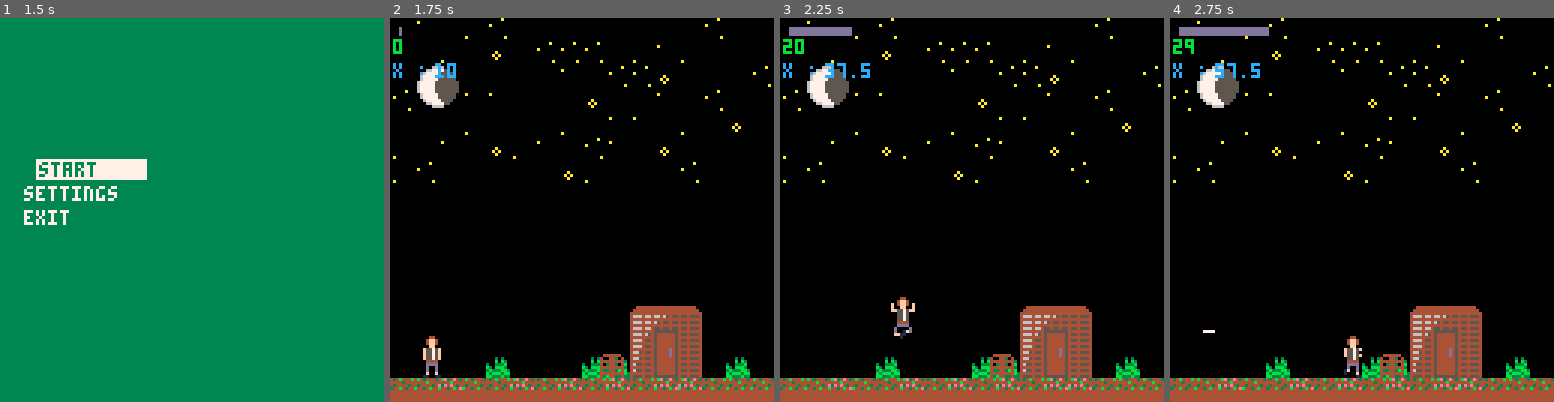
Above: before the commit, frames 1-4 (left to right).
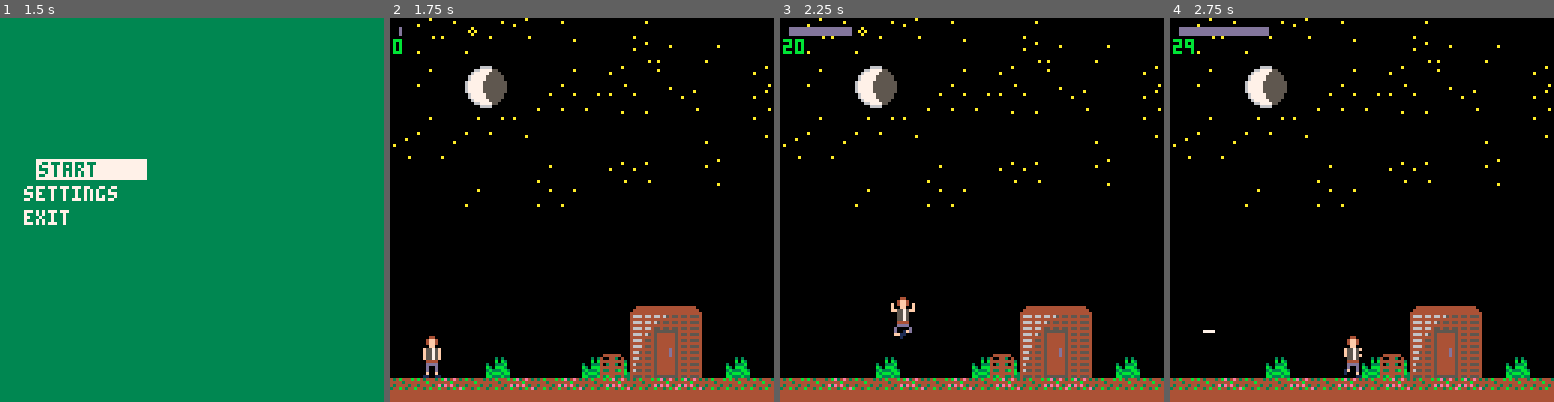
Above: after the commit, the same moments.

Repository: thomasbarrepitous/prototype_twd_pico8
Game: PICO-8 cartridge prototype_game.p8
Same seed, same stepped clock (60 frames per second), same inputs: the game is played once before the commit and once after it.
Inputs:
- Up to frame 1 (1.5 s): tap X (X key) at 0.33, 1.07 s; tap O (Z key) at 0.7 s
- Up to frame 2 (1.75 s): hold Right from 1.6 s (still down); tap O (Z key) at 1.7 s
- Up to frame 3 (2.25 s): tap X (X key) at 1.85 s; release Right at 2.1 s; tap O (Z key) at 2.1 s; hold Up from 2.15 s (still down)
- Up to frame 4 (2.75 s): release Up at 2.42 s; hold Right from 2.47 s (still down); tap O (Z key) at 2.5 s

Frame 1 is identical in both runs. In frame 2, 2.9% of the frame differs, in the area x 0-100%, y 0-50%; in frame 3, 2.9%; in frame 4, 2.9%.

Commit message:
v.1.0.3 - 26 / 04 / 2018

Diff:
--- a/prototype_game.p8
+++ b/prototype_game.p8
@@ -72,7 +72,6 @@
 function _init()
 	menuinit()
 	game_state=4
-	game_map=1
 end
 
 function gameinit()
@@ -110,11 +109,11 @@
 	elseif game_map == 6 then
 	elseif game_map == 98 then
 		house = true
-		make_obstacle(48,112,10,10,148)
-		make_obstacle(56,112,10,10,149)
-		make_obstacle(64,112,8,10,150)
-		make_obstacle(56,104,6,5,135)
-		make_obstacle(112,112,6,5,130)
+		make_obstacle(48,112,10,10,112)
+		make_obstacle(56,112,10,10,113)
+		make_obstacle(64,112,8,10,114)
+		make_obstacle(56,104,6,5,96)
+		make_obstacle(112,112,6,5,110)
 		wall_house()
 	elseif game_map == 99 then
 		haunted_house = true
@@ -152,8 +151,11 @@
 	end
 
 	if a.hp == 0 then
+		game_state = 2
 		clear_everything()
-		game_state = 2
+		for z in all(zombie) do
+			del(zombie,z)
+		end
 		sfx(1)
 	end
 
@@ -162,7 +164,7 @@
 			z_x = rnd(screen_x-10)+10
 		until not is_in_obstacle(z_x,6)
 
-		make_zombie(z_x,112,rnd(75)*0.01)
+		make_zombie(z_x,112,rnd(75)*0.01+0.5,game_map)
 		z_number+=1
 		a.noise-=30
 	end
@@ -184,8 +186,8 @@
 	end
 
 	if a.x+3 >= screen_x and not (house or haunted_house) then
+		game_map+=1
 		clear_everything()
-		game_map+=1
 		a.x = 3
 		a.new_x = 3
 		game_map_init()
@@ -209,17 +211,12 @@
 	for b in all(bullet) do
 		del(bullet,b)
 	end
-	for z in all(zombie) do
-		del(zombie,z)
-	end
 	for o in all(obstacle) do
 		del(obstacle,o)
 	end
 	for i in all(interaction) do
 		del(interaction,i)
 	end
-
-	z_number = 0
 end
 -->8
 -- draw --
@@ -228,7 +225,7 @@
 	if a.invincible > 20 then
 		pal(15,8)
 		if a.invincible >25 then
-			spr(13,a.x,a.y-13)
+			spr(33,a.x,a.y-13)
 			sfx(0)
 		end
 	else
@@ -259,28 +256,44 @@
 
 function draw_zombies()
  for z in all(zombie) do
-		if z.hurt then
-			spr(15,z.x,z.y-6)
-			spr(31,z.x,z.y)
-			z.hurt = false
-		else
-			spr(14,z.x,z.y-6)
-			spr(30,z.x,z.y)
-		end
+ 	if z.on_map then
+ 	 if z.spawning < 0 then
+		 	if z.hurt then
+		 		spr(15,z.x,z.y-6)
+		 		spr(31,z.x,z.y)
+		 		z.hurt = false
+		 	else
+		 		spr(14,z.x,z.y-6)
+		 		spr(30,z.x,z.y)
+		 	end
+		 else
+		  if (z.spawning > 40) then
+		  	spr(13,z.x,z.y+5)
+		  elseif (z.spawning > 20) and (z.spawning < 40) then
+		  	spr(12,z.x,z.y+1)
+		  	spr(28,z.x,z.y+7)
+		  elseif (z.spawning > 0) and (z.spawning < 20) then
+		  	spr(11,z.x,z.y-2)
+		  	spr(27,z.x,z.y+4)
+		  end
+	  end
+	 end
 	end
 end
 
 function draw_obstacles()
 	for o in all(obstacle) do
-		spr(o.spr,o.x,o.y)
+		if o.hurt then
+			spr(65,o.x,o.y)
+		else
+			spr(o.spr,o.x,o.y)
+		end
 	end
 end
 
 function draw_noisebar()
 	rectfill(3,3,3+a.noise,5,13)
 	print(flr(a.noise),1,7,11)
-	print("x : ",1,15,12)
-	print(a.x,15,15,12)
 end
 
 function draw_gameover()
@@ -353,6 +366,11 @@
 	 -- for o in all(obstacle) do
 	 -- rectfill(o.x,o.y,o.x+o.w,o.y+o.h,14)
 	 -- end
+
+	 -- zombies
+		-- for z in all(zombie) do
+		-- 	rectfill(z.x,z.y-6,z.x+z.w,z.y+z.h,14)
+		-- end
 end
 -->8
 -- player --
@@ -524,6 +542,7 @@
 	if(a.weapon==1) then
 		make_bullet(a.x-6,a.y-7,-1)
 	end
+	sfx(5)
 end
 
 function shoot_right()
@@ -534,6 +553,7 @@
 	if(a.weapon==1) then
 		make_bullet(a.x+6,a.y-7,1)
 	end
+	sfx(5)
 end
 
 
@@ -549,13 +569,8 @@
 -->8
 -- zombies --
 
-function make_zombie(x,y,speed)
+function make_zombie(x,y,speed,gm)
 	local z={}
-	cpt=0
-	for z in all(zombie) do
-		cpt+=1
-	end
-	z.id = cpt+1
 	z.x = x
 	z.y = y
 	z.new_x = x
@@ -571,6 +586,15 @@
 	z.hp = 7
 	z.hurt = false
 	z.blocked = false
+	-- frame until the zombie is
+	-- out of the ground
+	z.spawning = 50
+	-- map where the zombie is located
+	z.map_location = gm
+	-- is on map
+	z.on_map = true
+
+	z.attacking_obstacle = 0
 
 	add(zombie,z)
 
@@ -591,50 +615,92 @@
 	end
 end
 
-function move_zombie()
-	if(a.x<z.x) then
-	--if the player is to
- --the right of the zombie
-		z.x += z.accel
-	elseif a.x>z.x then
-	--if to the left
-	 z.x -= z.accel
-	end
-end
-
-
 function zombie_moving()
 	a.hurt = false
 	accel_zombie()
 
 	for z in all(zombie) do
-		if z.hurt then
-			z.hp-=1
-		end
-
-		if z.hp == 0 then
-			del(zombie,z)
-			z_number-=1
-		end
-
-		if z.x < a.x-1 then
-			z.new_x+=z.accel*z.speed
-			if not zombie_obstacle_collision() and z.blocked then
-				z.x+=z.accel*z.speed
-			else
-				z.new_x-=z.accel*z.speed
+
+		if z.map_location == game_map then
+			z.on_map = true
+		else
+			z.on_map = false
+		end
+
+		if z.spawning < 0 then
+			if z.hurt and z.on_map then
+				z.hp-=1
+				sfx(6)
 			end
-		elseif z.x > a.x+1 then
-			z.new_x-=z.accel*z.speed
-			if not zombie_obstacle_collision() and z.blocked then
-				z.x-=z.accel*z.speed
-			else
-				z.new_x+=z.accel*z.speed
+
+			if z.hp == 0 then
+				del(zombie,z)
+					z_number-=1
+				end
+
+			if z.on_map then
+					if z.x < a.x-1 then
+						z.new_x+=z.accel*z.speed
+						if not zombie_obstacle_collision() then
+							z.x+=z.accel*z.speed
+						else
+							z.new_x-=z.accel*z.speed
+							if z.attacking_obstacle < 0 then
+								-- obstacle_damages()
+							end
+						end
+					elseif z.x > a.x+1 then
+						z.new_x-=z.accel*z.speed
+						if not zombie_obstacle_collision() then
+							z.x-=z.accel*z.speed
+						else
+							z.new_x+=z.accel*z.speed
+							if z.attacking_obstacle < 0 then
+							 --	obstacle_damages()
+							end
+						end
+					end
+				end
 			end
-		end
-	end
-end
-
+			if z.map_location < game_map then
+				if z.x < screen_x-5 then
+					z.x+=z.accel*z.speed
+					z.new_x+=z.accel*z.speed
+				else
+					z.map_location+=1
+					z.x = 3
+					z.new_x = 3
+				end
+			end
+			if z.map_location > game_map then
+				if z.x > 5 then
+					z.x-=z.accel*z.speed
+					z.new_x-=z.accel*z.speed
+				else
+					z.map_location-=1
+					z.x = screen_x-3
+					z.new_x = screen_x-3
+				end
+			end
+
+	z.spawning-=1
+	-- z.attacking_obstacle-=1
+	end
+end
+
+function obstacle_damages()
+	for o in all(obstacle) do
+		if o.hurt then
+			o.hp-=1
+			o.hurt = false
+			for z in all(zombie) do
+				if z.blocked then
+					z.attacking_obstacle = 70
+				end
+			end
+		end
+	end
+end
 -->8
 -- bullets, obstacles and interactions --
 
@@ -688,7 +754,7 @@
 	b.new_y = y
 	b.w = 5
 	b.h = 2
-	b.spr = 159
+	b.spr = 81
 	b.speed = 4
 	b.dir = dir
 
@@ -735,12 +801,11 @@
 end
 
 function update_cursor()
- if (btnp(2)) m.sel-=1 cx=m.x
- if (btnp(3)) m.sel+=1 cx=m.x
+ if (btnp(2)) m.sel-=1 cx=m.x sfx(4)
+ if (btnp(3)) m.sel+=1 cx=m.x sfx(4)
  if (btnp(4)) cx=m.x
  if (m.sel>m.amt) m.sel=1
  if (m.sel<=0) m.sel=m.amt
-
  cx=lerp(cx,m.x+5,0.5)
 end
 
@@ -897,7 +962,7 @@
 
 function player_zombie_collision()
 	for z in all(zombie) do
-		if solid(a,z) then
+		if solid(a,z) and z.spawning < 0 and z.on_map then
 			return true
 		end
 	end
@@ -907,7 +972,7 @@
 function bullet_zombie_collision()
 	for b in all(bullet) do
 		for z in all(zombie) do
-			if solid(b,z) then
+			if solid(b,z) and z.on_map then
 				z.hurt = true
 				return true
 			end
@@ -933,6 +998,7 @@
 		for o in all(obstacle) do
 			if solid(z,o) then
 				z.blocked = true
+				-- o.hurt = true
 				return true
 			end
 		end
@@ -1004,109 +1070,55 @@
 
 
 
-…(64 lines of a section not shown)…
 __gff__
-00000000000000000000000000000000000000000000000000000000000000000000000000000000000000000000000000000000000000000000000000000000ff000000000101000000000000000000030000000001010001000002020000000000000000000000010000020200000000000000000000000000000000000000
+00000000000000000000000000000000000000000000000000000000000000000000000000000000000000000000000000000000000000000000000000000000ffff0000000101000000000000000000030000000001010001000002020000000000000000000000010000020200000000000000000000000000000000000000
 0000000000000000000000000000000000000000000000000000000000000000000000000000000000000000000000000000000000000000000000000000000000000000000000000000000000000000000000000000000000000000000000000000000000000000000000000000000000000000000000000000000000000000
 __map__
-000000005f5f005f00005f5f5f5f0000ed00c400c5c60000000000000000c60000ed5e5e5e5e5e5e5e5e5e5e5e5e005e5e5eec00000000000000000000000000000000ed00000000000000000000000000000000ed00000000000000000000000000000000ed00000000000000000000000000000000ed000000000000000000
-000000000000000000000000005f0000edc400c500c300c6c6c600c5c4c5000000ed000000000000004e4e4e4e4e00000000ec00000000000000000000000000000000ed00000000000000000000000000000000ed00000000000000000000000000000000ed00000000000000000000000000000000ed000000000000000000
-7600005f000000000000000000000000ed78c1c20000c7c7c4c7c6c6c30000c7c6ed00005e000000000000004e4e00000000ec00000000000000000000000000000000ed00000000000000000000000000000000ed00000000000000000000000000000000ed00000000000000000000000000000000ed000000000000000000
-5f00000000000000005f000000000000edc6d1d2c4c4c7c7c7c3c700c400c60000ed00005e5e000000000000004e00000000ed00000000000000000000000000000000ed00000000000000000000000000000000ed00000000000000000000000000000000ed00000000000000000000000000000000ed000000000000000000
-665f000000000000005f474849000000ed00005fc5c7c7c7c5c7c4c400c500c300ed00005e000000004a4b4c4d0000000000ed00000000000000000000000000000000ed00000000000000000000000000000000ed00000000000000000000000000000000ed00000000000000000000000000000000ed000000000000000000
-0000787900000000005f575859000000edc500c400c3c5c4c7c6c400c300000000ed000000000000005a5b5c5d5e6e006e00ed00000000000000000000000000000000ed00000000000000000000000000000000ed00000000000000000000000000000000ed00000000000000000000000000000000ed000000000000000000
-00000000437e00004353676869004300edc5c6000000c700c3c5c70000c6000000ed000000534363436a6b6c6d5e63434300ed00000000000000000000000000000000ed00000000000000000000000000000000ed00000000000000000000000000000000ed00000000000000000000000000000000ed000000000000000000
-44546454446444644464446464445454ed00000000000000000000000000000000ed44644454646444446464444464446444ed44644464645444446454644464646444ed00000000000000000000000000000000ed00000000000000000000000000000000ed00000000000000000000000000000000ed000000000000000000
-00a2a3a3a3a3a3a3a3a3a3a3a3a3a400ebddddddddddddddddddddddddddddddddebddddddddddddddddddddddddddddddddebddddddddddddddddddddddddddddddddebddddddddddddddddddddddddddddddddebddddddddddddddddddddddddddddddddebddddddddddddddddddddddddddddddddebdddddddddddddddddd
-84858585858585858585858585858586ed5e5e0000000000000000000000000000ed00000000000000000000000000000000ed00000000000000000000000000000000ed00000000000000000000000000000000ed00000000000000000000000000000000ed00000000000000000000000000000000ed000000000000000000
-83000000000000000000000000000093ed5e5e0000000000000000000000000000ed00000000000000000000000000000000ed00000000000000000000000000000000ed00000000000000000000000000000000ed00000000000000000000000000000000ed00000000000000000000000000000000ed000000000000000000
-83000000a0a100000000a1a100000093ed5e5e005e000000000000000000000000ed00000000000000000000000000000000ed00000000000000000000000000000000ed00000000000000000000000000000000ed00000000000000000000000000000000ed00000000000000000000000000000000ed000000000000000000
-83000000808000000000808000000093ed5e00005e5e0000000000000000000000ed00000000000000000000000000000000ed00000000000000000000000000000000ed00000000000000000000000000000000ed00000000000000000000000000000000ed00000000000000000000000000000000ed000000000000000000
-45000000909000000000909000000093ed00000000000000000000000000000000ed00000000000000000000000000000000ed00000000000000000000000000000000ed00000000000000000000000000000000ed00000000000000000000000000000000ed00000000000000000000000000000000ed000000000000000000
-55000000000000000000000000008293ed00000000000000000000000000000000ed00000000000000000000000000000000ed00000000000000000000000000000000ed00000000000000000000000000000000ed00000000000000000000000000000000ed00000000000000000000000000000000ed000000000000000000
-91818181818181818181818181818192ed00000000000000000000000000000000ed00000000000000000000000000000000ed00000000000000000000000000000000ed00000000000000000000000000000000ed00000000000000000000000000000000ed00000000000000000000000000000000ed000000000000000000
-ddddddddddddddddddddddddddddddddfdddddddddddddddddddddddddddddddddfdddddddddddddddddddddddddddddddddfdddddddddddddddddddddddddddddddddfdddddddddddddddddddddddddddddddddfdddddddddddddddddddddddddddddddddfdddddddddddddddddddddddddddddddddebdddddddddddddddddd
-767700790000000000000000000000760000007a000000000000000000000000000000000000000000000000000000000000000000000000000000000000000000000000000000000000000000000000000000000000000000000000000000000000000000000000000000000000000000000000000000000000000000000000
-00000000004e0000000000000000000000000000000000000000000000000000000000000000000000000000000000000000000000000000000000000000000000000000000000000000000000000000000000000000000000000000000000000000000000000000000000000000000000000000000000000000000000000000
-00000000005e0000000000000000000000000000000000000000000000000000000000000000000000000000000000000000000000000000000000000000000000000000000000000000000000000000000000000000000000000000000000000000000000000000000000000000000000000000000000000000000000000000
-0000000000000000000000000079000000000000000000000000000000000000000000000000000000000000000000000000000000000000000000000000000000000000000000000000000000000000000000000000000000000000000000000000000000000000000000000000000000000000000000000000000000000000
-0000000000000000000000000000000000000000000000000000000000000000000000000000000000000000000000000000000000000000000000000000000000000000000000000000000000000000000000000000000000000000000000000000000000000000000000000000000000000000000000000000000000000000
-00000000000000000000000000000000000000000000000000000000000000000000004e0000000000000000000000000000000000000000000000000000000000000000000000000000000000000000000000000000000000000000000000000000000000000000000000000000000000000000000000000000000000000000
-0000000000660000000000000000000000000000000000000000000000000000000000000000000000000000000000000000000000000000000000000000000000000000000000000000000000000000000000000000000000000000000000000000000000000000000000000000000000000000000000000000000000000000
-dd000000000077780000767778797a000075767700007a0000007e0000000000000000000000000000000000000000000000000000000000000000000000000000000000000000000000000000000000000000000000000000000000000000000000000000000000000000000000000000000000000000000000000000000000
-000000000000000000005e00757576000000007b007d7e7c7d7e75767700007a007c007e0000000000000000000000000000000000000000000000000000000000000000000000000000000000000000000000000000000000000000000000000000000000000000000000000000000000000000000000000000000000000000
-0000000000000000000000000000000000000000000000000000000000000000000000000000000000000000000000000000000000000000000000000000000000000000000000000000000000000000000000000000000000000000000000000000000000000000000000000000000000000000000000000000000000000000
-007500777879000000007e000000000000000000000000000000000000000000000000000000000000000000000000000000000000000000000000000000000000000000000000000000000000000000000000000000000000000000000000000000000000000000000000000000000000000000000000000000000000000000
-…(10 lines of a section not shown)…
+000000000000000000000000000000002b00272624262700250000260000c600002b000000000000000000000000000000002b000000000000000000000000000000002b000000000000000000000000000000002b00000000000000000000000000000000ed00000000000000000000000000000000ed000000000000000000
+000000000000000000000000000000002b003537350000000000002726002600002b000000000000000000000000000000002b000000000000000000000000000000002b000000000000000000000000000000002b00000000000000000000000000000000ed00000000000000000000000000000000ed000000000000000000
+000000000000000000000000000000002b002600222337002600270025000000272b000000000000000000000000000000002b000000000000000000000000000000002b000000000000000000000000000000002b00000000000000000000000000000000ed00000000000000000000000000000000ed000000000000000000
+000000000000000000000000000000002bc60000323300262626252500270000272b000000000000000000000000000000002b000000000000000000000000000000002b000000000000000000000000000000002b00000000000000000000000000000000ed00000000000000000000000000000000ed000000000000000000
+660000000000000000004748490000002b002600262625000000000000000000252b000000000000004a4b4c4d00000000002b000000000000000000000000000000002b000000000000000000000000000000002b00000000000000000000000000000000ed00000000000000000000000000000000ed000000000000000000
+0000000000d1d10000005758590000002b270026000000000000000000002500002b000000000000005a5b5c5d00000000002b000000000000000000000000000000002b000000000000000000000000000000002b00000000000000000000000000000000ed00000000000000000000000000000000ed000000000000000000
+0000000043d1000043536768690043002b000000000000260000272700c62500002b000000534363436a6b6c6d00634343002b000000000000000000000000000000002b000063000000000000000063630000002b00000000000000000000000000000000ed00000000000000000000000000000000ed000000000000000000
+445464544464446444644464644454542b000000260000262600000000000000002b446444546464444464644444644464442b446444646454444464546444646464442b747574747575747574757474757475752b00000000000000000000000000000000ed00000000000000000000000000000000ed000000000000000000
+007a7b7b7b7b7b7b7b7b7b7b7b7b7c002bdddddd26dddddddddddddddddddddddd2bdd00dddddddddddddddddddddddddddd2bdddddddddddddddddddddddddddddddd2bdddddddddddddddddddddddddddddddd2bddddddddddddddddddddddddddddddddebddddddddddddddddddddddddddddddddebdddddddddddddddddd
+777878787878787878787878787878792b000000000000000000000000000000002b000000000000000000000000000000002b000000000000000000000000000000002b000000000000000000000000000000002b00000000000000000000000000000000ed00000000000000000000000000000000ed000000000000000000
+7f00000000000000000000000000006f2b000000000000000000000000000000002b000000000000000000000000000000002b000000000000000000000000000000002b000000000000000000000000000000002b00000000000000000000000000000000ed00000000000000000000000000000000ed000000000000000000
+7f0000007d7e000000007e7e0000006f2b000000000000000000000000000000002b000000000000000000000000000000002b000000000000000000000000000000002b000000000000000000000000000000002b00000000000000000000000000000000ed00000000000000000000000000000000ed000000000000000000
+7f0000004e4e000000004e4e0000006f2b000000000000000000000000000000002b000000000000000000000000000000002b000000000000000000000000000000002b000000000000000000000000000000002b00000000000000000000000000000000ed00000000000000000000000000000000ed000000000000000000
+4500000076760060000076760000006f2b000000000000000000000000000000002b000000000000000000000000000000002b000000000000000000000000000000002b000000000000000000000000000000002b00000000000000000000000000000000ed00000000000000000000000000000000ed000000000000000000
+55000000000070717200000000006e6f2b000000000000000000000000000000002b000000000000000000000000000000002b000000000000000000000000000000002b000000000000000000000000000000002b00000000000000000000000000000000ed00000000000000000000000000000000ed000000000000000000
+5e4f4f4f4f4f4f4f4f4f4f4f4f4f4f5f2b000000000000000000000000000000002b000000000000000000000000000000002b000000000000000000000000000000002b000000000000000000000000000000002b00000000000000000000000000000000ed00000000000000000000000000000000ed000000000000000000
+dddddddddddddddddddddddddddddddd2b00dddddddddddddddddddddddddddddd2b00dddddddddddddddddddddddddddddd2bdddddddddddddddddddddddddddddddd2bdddddddddddddddddddddddddddddd002bdddddddddddddd00dddd00dddddddd00fddd00dddddd00dddd00dd00ddddddddddebdddddddddddddddddd
+760000000000000000000000000000762b000000000000000000000000000000002b000000000000000000000000000000002b000000000000000000000000000000002b000000000000000000000000000000002b00000000000000000000000000000000000000000000000000000000000000000000000000000000000000
+000000000000000000000000000000002b000000000000000000000000000000002b000000000000000000000000000000002b000000000000000000000000000000002b000000000000000000000000000000002b00000000000000000000000000000000000000000000000000000000000000000000000000000000000000
+000000000000000000000000000000002b000000000000000000000000000000002b000000000000000000000000000000002b000000000000000000000000000000002b000000000000000000000000000000002b00000000000000000000000000000000000000000000000000000000000000000000000000000000000000
+000000000000000000000000000000002b000000000000000000000000000000002b000000000000000000000000000000002b000000000000000000000000000000002b000000000000000000000000000000002b00000000000000000000000000000000000000000000000000000000000000000000000000000000000000
+000000000000000000000000000000002b000000000000000000000000000000002b000000000000000000000000000000002b000000000000000000000000000000002b000000000000000000000000000000002b00000000000000000000000000000000000000000000000000000000000000000000000000000000000000
+000000000000000000000000000000002b000000000000000000000000000000002b004e00000000000000000000000000002b000000000000000000000000000000002b000000000000000000000000000000002b00000000000000000000000000000000000000000000000000000000000000000000000000000000000000
+000000000000000000000000000000002b000000000000000000000000000000002b000000000000000000000000000000002b000000000000000000000000000000002b000000000000000000000000000000002b00000000000000000000000000000000000000000000000000000000000000000000000000000000000000
+dd0000000000000000000000000000002b000000000000000000000000000000002b000000000000000000000000000000002b000000000000000000000000000000002b000000000000000000000000000000002b00000000000000000000000000000000000000000000000000000000000000000000000000000000000000
+000000000000000000000000000076002b000000000000000000000000000000002b000000000000000000000000000000002b000000000000000000000000000000002b000000000000000000000000000000002b00000000000000000000000000000000000000000000000000000000000000000000000000000000000000
+000000000000000000000000000000002b000000000000000000000000000000002b000000000000000000000000000000002b000000000000000000000000000000002b000000000000000000000000000000002b00000000000000000000000000000000000000000000000000000000000000000000000000000000000000
+000000000000000000000000000000002b000000000000000000000000000000002b000000000000000000000000000000002b000000000000000000000000000000002b000000000000000000000000000000002b00000000000000000000000000000000000000000000000000000000000000000000000000000000000000
+000000000000000000000000000000002b000000000000000000000000000000002b000000000000000000000000000000002b000000000000000000000000000000002b000000000000000000000000000000002b00000000000000000000000000000000000000000000000000000000000000000000000000000000000000
+000000000000000000000000000000002b000000000000000000000000000000002b000000000000000000000000000000002b000000000000000000000000000000002b000000000000000000000000000000002b00000000000000000000000000000000000000000000000000000000000000000000000000000000000000
+000000000000000000000000000000002b000000000000000000000000000000002b000000000000000000000000000000002b000000000000000000000000000000002b000000000000000000000000000000002b00000000000000000000000000000000000000000000000000000000000000000000000000000000000000
+000000000000000000000000000000002b000000000000000000000000000000002b000000000000000000000000000000002b000000000000000000000000000000002b000000000000000000000000000000002b00000000000000000000000000000000000000000000000000000000000000000000000000000000000000
+…(16 lines of a section not shown)…
Not shown, changed: 125 lines of the sprite sheet (__gfx__) section of prototype_game.p8
Not shown, changed: the music (__music__) section of prototype_game.p8
Not shown, changed: the sound effects (__sfx__) section of prototype_game.p8
